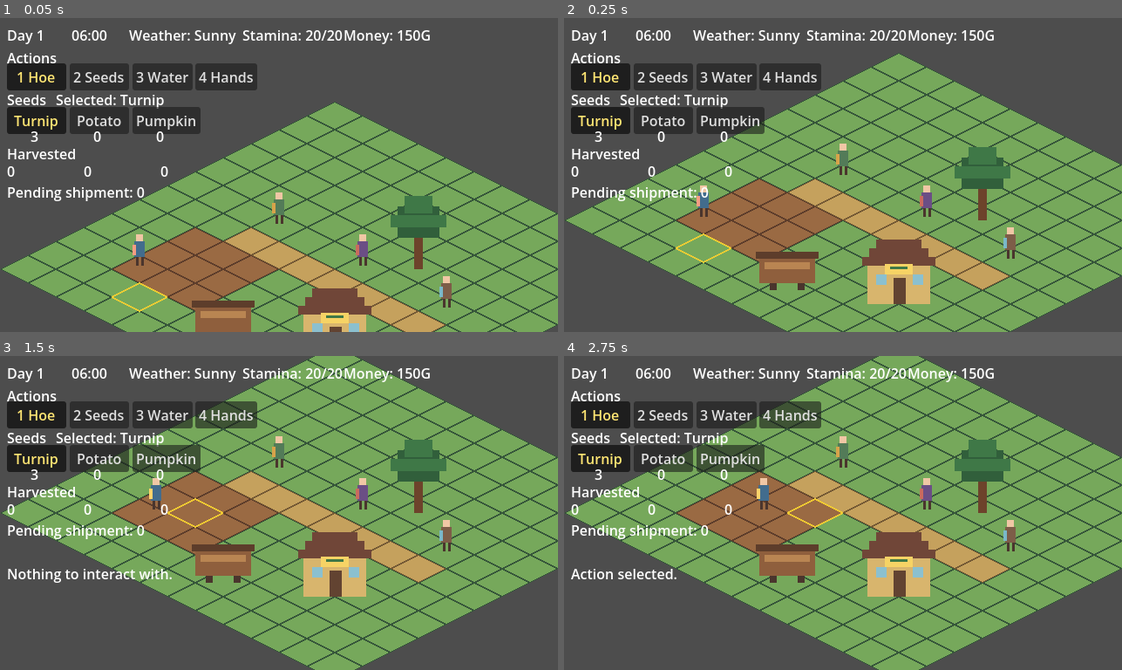
Above: before the commit, frames 1-4 (two rows, left to right).
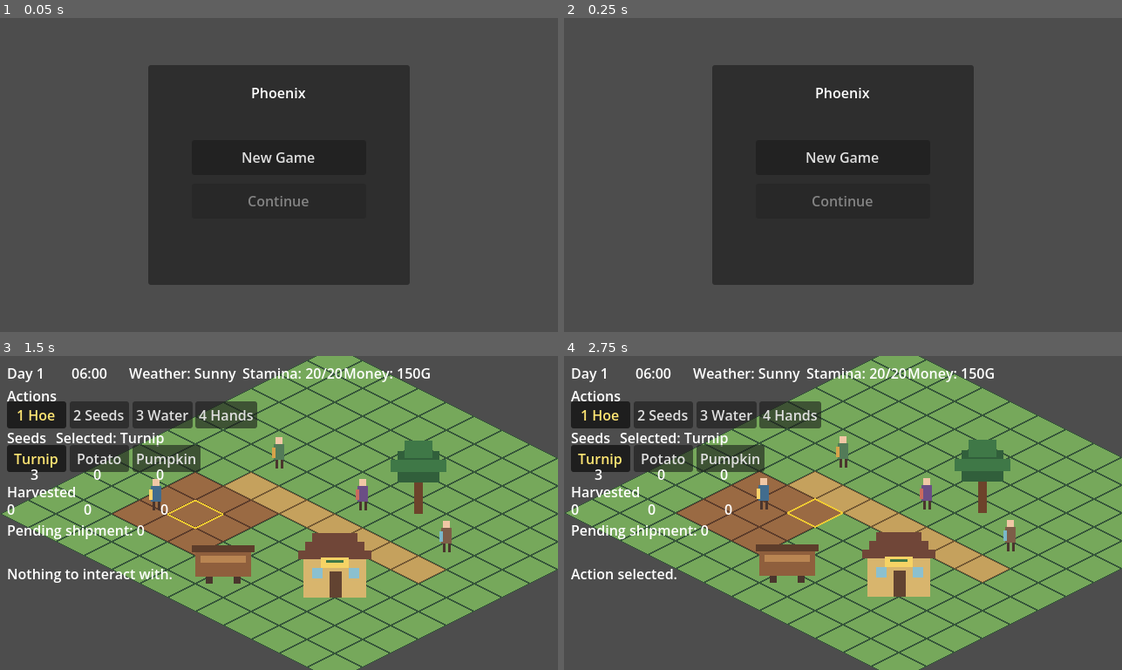
Above: after the commit, the same moments.

Repository: cwchanap/phoenix
Game: Godot game, scene res://scenes/app/app.tscn
The game is run twice, just before and just after one commit, with the same random seed, the same clock (stepped at 60 frames per second) and the same inputs. Before the commit the project starts from res://scenes/world/world.tscn.
Inputs (mouse positions are in pixels of both pictures, inside the frame that each line leads up to):
- Up to frame 1 (0.05 s): no input
- Up to frame 2 (0.25 s): no input
- Up to frame 3 (1.5 s): click (279, 494) at 0.5 s, where only the run after the commit has a clickable "New Game"; tap Enter (ui_accept) at 1.25 s; hold D (move_right) from 1.28 s (still down); hold E (interact) from 1.28 s (still down)
- Up to frame 4 (2.75 s): tap Enter (ui_accept) at 1.52 s; release D (move_right) at 2 s; release E (interact) at 2 s; click "1 Hoe" at 2 s

The runs differ from the first frame. In frame 1, 61% of the frame differs, in the area x 0-100%, y 3-100%; in frame 2, 62%; in frame 3, 7.0%; in frame 4, nothing differs.

Commit message:
feat: add Godot new game and continue launch

Diff:
--- a/project.godot
+++ b/project.godot
@@ -11,7 +11,7 @@
 
 config/name="Phoenix"
 config/features=PackedStringArray("4.7", "GL Compatibility")
-run/main_scene="res://scenes/world/world.tscn"
+run/main_scene="res://scenes/app/app.tscn"
 
 [display]
 
--- /dev/null
+++ b/scenes/app/app.tscn
@@ -0,0 +1,9 @@
+[gd_scene load_steps=3 format=4]
+
+[ext_resource type="Script" path="res://scripts/app/app_root.gd" id="1_app"]
+[ext_resource type="PackedScene" path="res://scenes/ui/title_screen.tscn" id="2_title"]
+
+[node name="AppRoot" type="Node"]
+script = ExtResource("1_app")
+
+[node name="TitleScreen" parent="." instance=ExtResource("2_title")]
--- /dev/null
+++ b/scenes/ui/title_screen.tscn
@@ -0,0 +1,47 @@
+[gd_scene load_steps=2 format=4]
+
+[ext_resource type="Script" path="res://scripts/ui/title_screen.gd" id="1_title"]
+
+[node name="TitleScreen" type="Control"]
+layout_mode = 3
+anchors_preset = 15
+anchor_right = 1.0
+anchor_bottom = 1.0
+grow_horizontal = 2
+grow_vertical = 2
+script = ExtResource("1_title")
+
+[node name="Panel" type="Panel" parent="."]
+offset_left = 170.0
+offset_top = 54.0
+offset_right = 470.0
+offset_bottom = 306.0
+
+[node name="Title" type="Label" parent="Panel"]
+offset_left = 20.0
+offset_top = 20.0
+offset_right = 280.0
+offset_bottom = 58.0
+text = "Phoenix"
+horizontal_alignment = 1
+
+[node name="NewGame" type="Button" parent="Panel"]
+offset_left = 50.0
+offset_top = 86.0
+offset_right = 250.0
+offset_bottom = 126.0
+text = "New Game"
+
+[node name="Continue" type="Button" parent="Panel"]
+offset_left = 50.0
+offset_top = 136.0
+offset_right = 250.0
+offset_bottom = 176.0
+text = "Continue"
+
+[node name="Status" type="Label" parent="Panel"]
+offset_left = 20.0
+offset_top = 194.0
+offset_right = 280.0
+offset_bottom = 234.0
+horizontal_alignment = 1
--- /dev/null
+++ b/scripts/app/app_root.gd
@@ -0,0 +1,52 @@
+class_name AppRoot
+extends Node
+
+const WORLD_SCENE := preload("res://scenes/world/world.tscn")
+var _save_repository: SaveRepository
+var _continue_state: Variant = null
+@onready var _title_screen: TitleScreen = $TitleScreen as TitleScreen
+
+func configure(repository: SaveRepository) -> void:
+    assert(not is_inside_tree())
+    _save_repository = repository
+
+func _ready() -> void:
+    if _save_repository == null:
+        _save_repository = SaveRepository.new()
+    _title_screen.new_game_requested.connect(_on_new_game_requested)
+    _title_screen.continue_requested.connect(_on_continue_requested)
+    _load_title_state()
+
+func _load_title_state() -> void:
+    var result := _save_repository.load()
+    match result["status"]:
+        &"missing":
+            _continue_state = null
+            _title_screen.set_continue_state(false)
+        &"loaded":
+            var error := GameSession.state_error(result["state"])
+            if error == "":
+                _continue_state = result["state"].duplicate(true)
+                _title_screen.set_continue_state(true)
+            else:
+                _continue_state = null
+                _title_screen.set_continue_state(false, "Save is incompatible; start a New Game.")
+        &"invalid", &"io_error":
+            _continue_state = null
+            _title_screen.set_continue_state(false, "Save unavailable; start a New Game.")
+
+func _on_new_game_requested() -> void:
+    _launch(null)
+
+func _on_continue_requested() -> void:
+    if _continue_state != null:
+        _launch(_continue_state)
+
+func _launch(initial_state: Variant) -> void:
+    if get_node_or_null("World") != null:
+        return
+    var world := WORLD_SCENE.instantiate() as WorldShell
+    world.name = "World"
+    world.configure(initial_state, _save_repository)
+    add_child(world)
+    _title_screen.visible = false
--- /dev/null
+++ b/scripts/ui/title_screen.gd
@@ -0,0 +1,18 @@
+class_name TitleScreen
+extends Control
+
+signal new_game_requested
+signal continue_requested
+
+@onready var _new_game_button: Button = $Panel/NewGame as Button
+@onready var _continue_button: Button = $Panel/Continue as Button
+@onready var _status_label: Label = $Panel/Status as Label
+
+func _ready() -> void:
+    _new_game_button.pressed.connect(func() -> void: new_game_requested.emit())
+    _continue_button.pressed.connect(func() -> void: continue_requested.emit())
+    _continue_button.disabled = true
+
+func set_continue_state(available: bool, status: String = "") -> void:
+    _continue_button.disabled = not available
+    _status_label.text = status
--- a/scripts/world/world_shell.gd
+++ b/scripts/world/world_shell.gd
@@ -3,7 +3,9 @@
 
 const PERIMETER_BAND_WIDTH := 1.0
 
-var _session := GameSession.new()
+var _session: GameSession
+var _initial_state: Variant = null
+var _save_repository: SaveRepository = null
 var _world_input_enabled := true
 
 @onready var player: PlayerController = $Entities/Player as PlayerController
@@ -19,7 +21,17 @@
         Rect2(-PERIMETER_BAND_WIDTH, 0.0, PERIMETER_BAND_WIDTH, map_size.y),
     ]
 
+func configure(initial_state: Variant, repository: SaveRepository) -> void:
+    assert(not is_inside_tree())
+    _initial_state = initial_state.duplicate(true) if initial_state != null else null
+    _save_repository = repository
+
 func _ready() -> void:
+    _session = GameSession.new()
+    if _initial_state != null and not _session.restore_state(_initial_state):
+        push_error("AppRoot supplied invalid restored state")
+        _session = GameSession.new()
+
     get_window().min_size = Vector2i(640, 360)
 
     var static_collision := get_node("StaticCollision") as StaticBody2D
--- a/tests/headless/project_smoke.gd
+++ b/tests/headless/project_smoke.gd
@@ -8,6 +8,9 @@
     var version := Engine.get_version_info()
     if version["major"] != 4 or version["minor"] != 7 or version["patch"] != 1:
         _fail("Phoenix requires Godot 4.7.1")
+        return
+    if ProjectSettings.get_setting("application/run/main_scene") != "res://scenes/app/app.tscn":
+        _fail("main scene must be the HPA-598 app root")
         return
     if ProjectSettings.get_setting("display/window/size/viewport_width") != 640:
         _fail("viewport width must be 640")
--- /dev/null
+++ b/tests/integration/test_app_launch.gd
@@ -0,0 +1,133 @@
+extends GutTest
+
+const TEST_PATH := "user://phoenix-hpa-598-app-launch-test.json"
+
+func _clean() -> void:
+    if FileAccess.file_exists(TEST_PATH):
+        DirAccess.remove_absolute(ProjectSettings.globalize_path(TEST_PATH))
+
+func before_each() -> void:
+    _clean()
+
+func after_each() -> void:
+    _clean()
+
+func _spawn_app(repository: SaveRepository) -> AppRoot:
+    var packed := load("res://scenes/app/app.tscn") as PackedScene
+    assert_not_null(packed)
+    if packed == null:
+        return null
+    var app := packed.instantiate() as AppRoot
+    assert_not_null(app)
+    if app == null:
+        return null
+    app.configure(repository)
+    add_child_autoqfree(app)
+    return app
+
+func test_continue_restores_state_and_uses_authored_spawn() -> void:
+    var repository := SaveRepository.new(TEST_PATH)
+    var saved_session := GameSession.new(func() -> float: return 0.9)
+    assert_eq(saved_session.sleep(WorldContract.BED_CELL), GameRules.CommandCode.DAY_ADVANCED)
+    var saved_state := saved_session.state()
+    assert_eq(repository.save(saved_state), OK)
+
+    var app := _spawn_app(repository)
+    if app == null:
+        return
+    var title := app.get_node("TitleScreen") as TitleScreen
+    title.continue_requested.emit()
+    await get_tree().process_frame
+
+    var world := app.get_node("World") as WorldShell
+    assert_eq(world._session.state(), saved_state)
+    assert_true(
+        WorldMath.world_to_grid(world.player.global_position).distance_to(
+            WorldContract.PLAYER_SPAWN
+        ) <= 0.0001
+    )
+
+func test_incompatible_slot_refuses_continue_but_new_game_still_launches() -> void:
+    var repository := SaveRepository.new(TEST_PATH)
+    var incompatible := GameSession.new(func() -> float: return 0.9).state()
+    incompatible["day"] = GameRules.MAX_DAY + 1
+    assert_eq(repository.save(incompatible), OK)
+
+    var app := _spawn_app(repository)
+    if app == null:
+        return
+    var title := app.get_node("TitleScreen") as TitleScreen
+    var continue_button := title.get_node("Panel/Continue") as Button
+    var status := title.get_node("Panel/Status") as Label
+    assert_true(continue_button.disabled)
+    assert_ne(status.text, "")
+
+    # Bypass the disabled Button and prove AppRoot itself refuses the launch.
+    title.continue_requested.emit()
+    await get_tree().process_frame
+    assert_null(app.get_node_or_null("World"))
+
+    title.new_game_requested.emit()
+    await get_tree().process_frame
+    var world := app.get_node("World") as WorldShell
+    assert_eq(world._session.state()["day"], 1)
+
+    var still_incompatible := repository.load()
+    assert_eq(still_incompatible["status"], &"loaded")
+    assert_ne(GameSession.state_error(still_incompatible["state"]), "")
+
+func test_missing_save_disables_continue_and_refuses_launch() -> void:
+    var repository := SaveRepository.new(TEST_PATH)
+    var app := _spawn_app(repository)
+    if app == null:
+        return
+    var title := app.get_node("TitleScreen") as TitleScreen
+    var continue_button := title.get_node("Panel/Continue") as Button
+    assert_true(continue_button.disabled)
+
+    title.continue_requested.emit()
+    await get_tree().process_frame
+    assert_null(app.get_node_or_null("World"))
+
+func test_malformed_file_disables_continue_and_refuses_launch() -> void:
+    var file := FileAccess.open(TEST_PATH, FileAccess.WRITE)
+    assert_not_null(file)
+    if file == null:
+        return
+    file.store_string("{broken")
+    file.close()
+
+    var repository := SaveRepository.new(TEST_PATH)
+    var app := _spawn_app(repository)
+    if app == null:
+        return
+    var title := app.get_node("TitleScreen") as TitleScreen
+    var continue_button := title.get_node("Panel/Continue") as Button
+    var status := title.get_node("Panel/Status") as Label
+    assert_true(continue_button.disabled)
+    assert_ne(status.text, "")
+
+    title.continue_requested.emit()
+    await get_tree().process_frame
+    assert_null(app.get_node_or_null("World"))
+
+func test_new_game_keeps_valid_existing_slot_unchanged() -> void:
+    var repository := SaveRepository.new(TEST_PATH)
+    var saved_session := GameSession.new(func() -> float: return 0.9)
+    assert_eq(saved_session.sleep(WorldContract.BED_CELL), GameRules.CommandCode.DAY_ADVANCED)
+    var saved_state := saved_session.state()
+    assert_eq(repository.save(saved_state), OK)
+    var existing_before: Dictionary = repository.load()["state"]
+
+    var app := _spawn_app(repository)
+    if app == null:
+        return
+    var title := app.get_node("TitleScreen") as TitleScreen
+    title.new_game_requested.emit()
+    await get_tree().process_frame
+
+    var world := app.get_node("World") as WorldShell
+    assert_eq(world._session.state()["day"], 1)
+    var existing := repository.load()
+    assert_eq(existing["status"], &"loaded")
+    assert_eq(existing["state"], existing_before)
Not shown, added: scripts/app/app_root.gd.uid
Not shown, added: scripts/ui/title_screen.gd.uid
Not shown, added: tests/integration/test_app_launch.gd.uid
